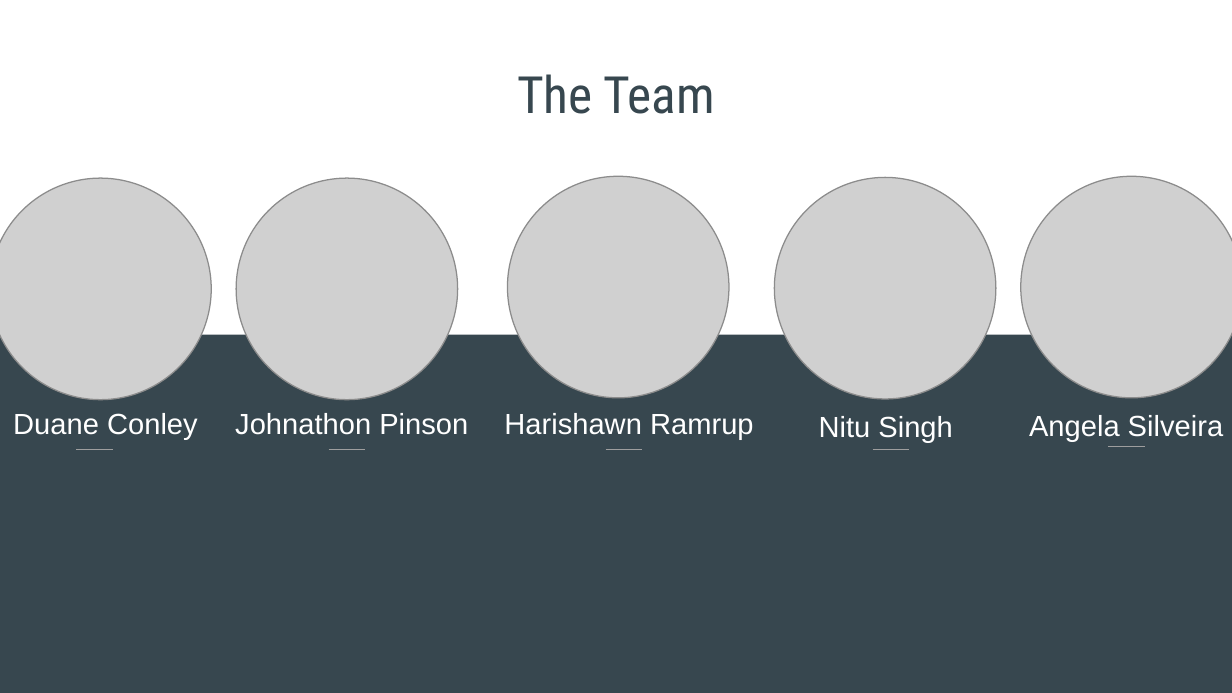
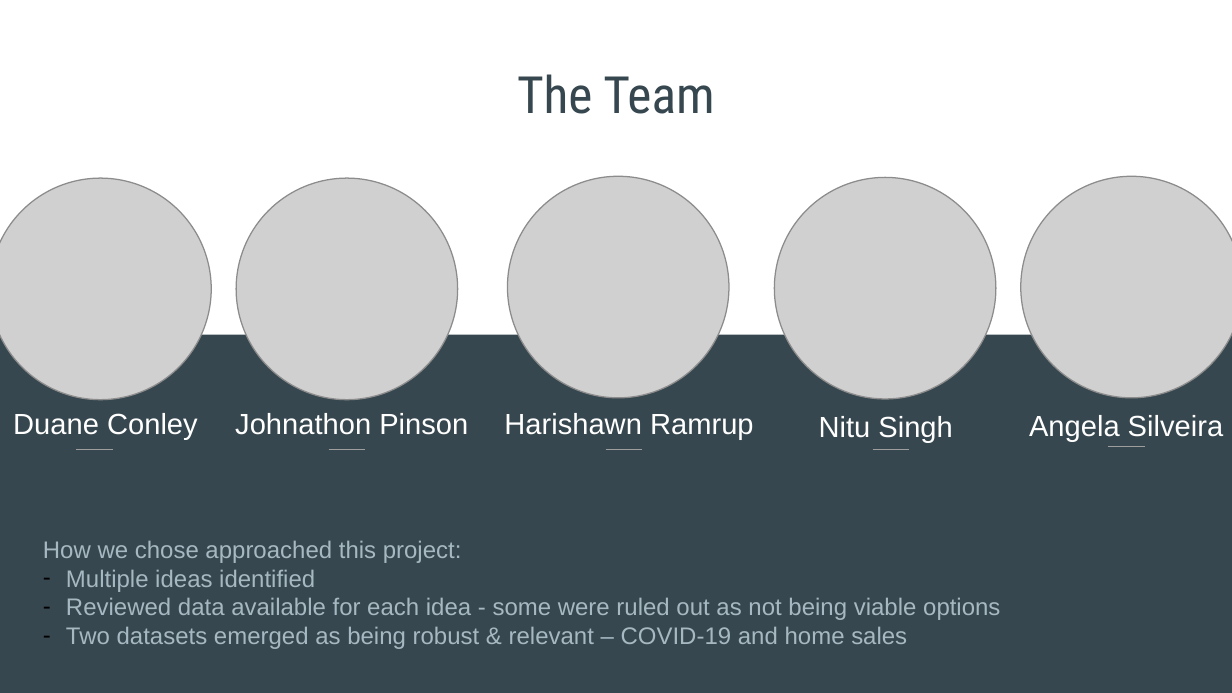
Before and after one commit to Jopinson/COVID19_Property_Pandemic, a slide deck: slide 2 of PresentationSlides.pptx. Drawn at 1232x693 pixels with LibreOffice and Linux fonts; fonts in the diff are those of the drawing; grey boxes stand for pictures. Boxes give left, top, right and bottom in pixels: in the first picture for what was removed or moved away, otherwise in the second. Text is boxed around its words. In the diff, an @@ line names an element or a change of style, - is before the commit and + after.

Commit message:
Updated slides, additional viz, links to Tableau Public dashboards

```diff
--- a/PresentationSlides.pptx
+++ b/PresentationSlides.pptx
@@ text added at box(43, 540, 1000, 649), 14 pt, text #A6B8C1 @@
+How we chose approached this project:
+– Multiple ideas identified
+– Reviewed data available for each idea - some were ruled out as not being viable options
+– Two datasets emerged as being robust & relevant – COVID-19 and home sales
```
Also in this commit, not shown: 3 other files.
